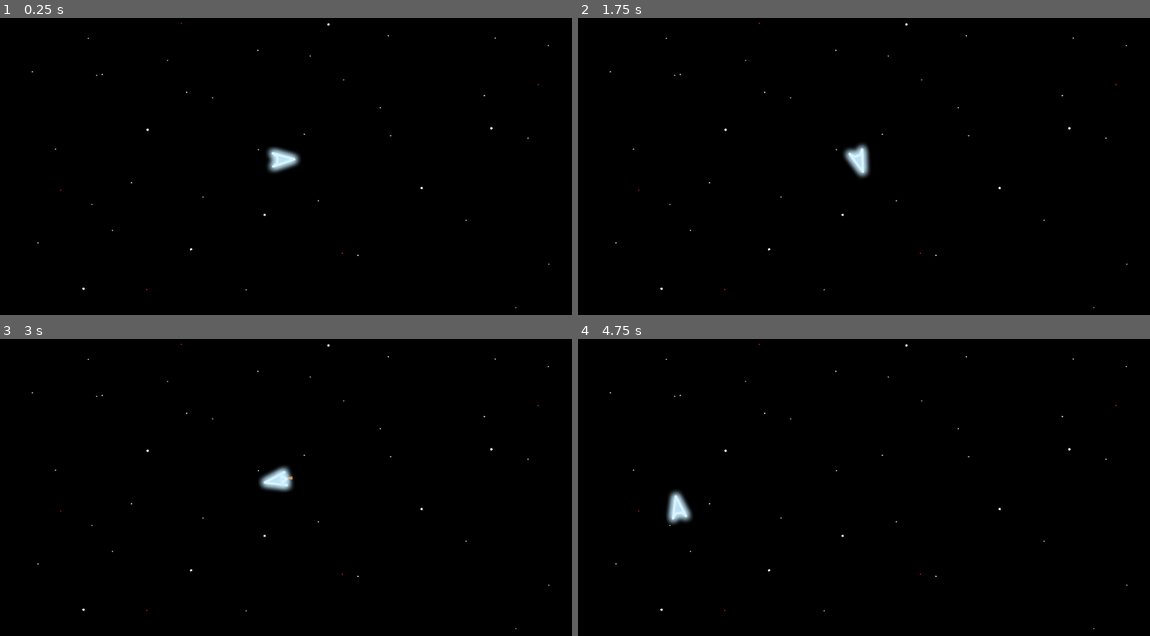
Above: before the commit, frames 1-4 (two rows, left to right).
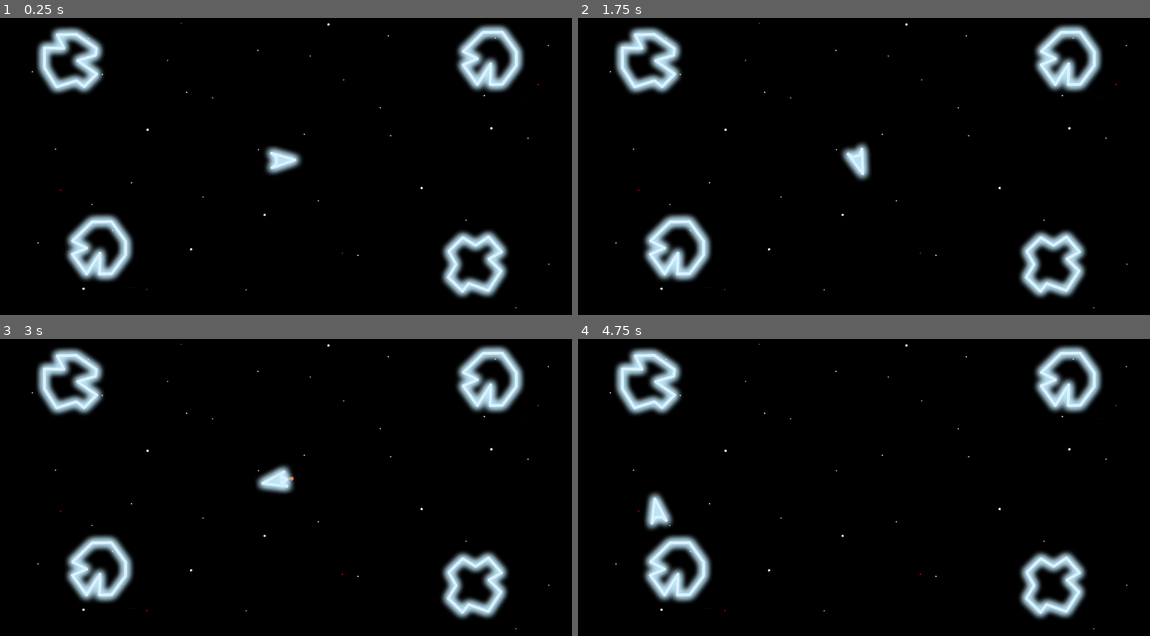
Above: after the commit, the same moments.

Repository: lucasfamelli/AsteroidsClone
Game: Godot game, scene res://scenes/space_level.tscn
The game is run twice, just before and just after one commit, with the same random seed, the same clock (stepped at 60 frames per second) and the same inputs.
Inputs:
- Up to frame 1 (0.25 s): no input
- Up to frame 2 (1.75 s): tap Enter at 0.5 s; hold D (right) 0.53-1.28 s; hold A (left) from 1.28 s (still down)
- Up to frame 3 (3 s): release A (left) at 2.03 s; hold D (right) 2.03-2.78 s; hold W (up) from 2.78 s (still down)
- Up to frame 4 (4.75 s): release W (up) at 3.53 s; hold A (left) from 3.53 s (still down)

The runs differ from the first frame. In frame 1, 7.8% of the frame differs, in the area x 6-92%, y 1-95%; in frame 2, 7.8%; in frame 3, 7.8%; in frame 4, 8.4%.

Commit message:
script unified for player and asteroid

Diff:
--- /dev/null
+++ b/globals/globals.gd
@@ -0,0 +1 @@
+extends Node
--- a/project.godot
+++ b/project.godot
@@ -14,6 +14,10 @@
 run/main_scene="res://scenes/space_level.tscn"
 config/features=PackedStringArray("4.1", "Forward Plus")
 config/icon="res://icon.svg"
+
+[autoload]
+
+Globals="*res://globals/globals.gd"
 
 [display]
 
--- /dev/null
+++ b/scenes/asteroid.tscn
@@ -0,0 +1,16 @@
+[gd_scene load_steps=3 format=3 uid="uid://cc1js6utcpg6b"]
+
+[ext_resource type="Script" path="res://scenes/object.gd" id="1_owdu6"]
+
+[sub_resource type="CircleShape2D" id="CircleShape2D_rdgs5"]
+radius = 62.0322
+
+[node name="Asteroid" type="RigidBody2D"]
+mass = 5.0
+linear_damp_mode = 1
+script = ExtResource("1_owdu6")
+
+[node name="AsteroidSprite" type="Sprite2D" parent="."]
+
+[node name="CollisionShape2D" type="CollisionShape2D" parent="."]
+shape = SubResource("CircleShape2D_rdgs5")
--- a/scenes/player.gd
+++ b/scenes/object.gd
@@ -1,8 +1,18 @@
 extends RigidBody2D
 
-@export var move_speed: int = 350
-@export var max_speed: int = 300
-@export var offset = 30
+@export var type: String
+@export var size: String = "large":
+	set(value):
+		if "large" in size:
+			offset = 60
+		if "medium" in size:
+			offset = 48
+		if "small" in size:
+			offset = 32
+
+var move_speed: int = 350
+var max_speed: int = 300
+var offset: int = 48
 
 var thrust = Vector2(move_speed,0)
 var torque = 50000 # 132 deg/s
@@ -11,6 +21,27 @@
 
 var vert: bool = false
 var hori: bool = false
+
+func load_asteroid_texture():
+	var folder = DirAccess.open("res://graphics/asteroids/")
+	var possible_textures = Array()
+	if folder:
+		folder.list_dir_begin()
+		var file_name = folder.get_next()
+		while file_name != "":
+			if size in file_name and "import" not in file_name:
+				possible_textures.append(load("res://graphics/asteroids/" + file_name))
+			file_name = folder.get_next()
+	$AsteroidSprite.texture = possible_textures.pick_random()
+
+func adjust_asteroid_collision_size():
+	if size == "medium":
+		offset = 30
+		$CollisionShape2D.scale = Vector2(0.5, 0.5)
+
+	if size == "small":
+		offset = 30
+		$CollisionShape2D.scale = Vector2(0.3, 0.3)
 
 func prepare_teleport(way):
 	if way == "v":
@@ -37,14 +68,7 @@
 
 	state.set_transform(tar)
 
-func _ready():
-	$CPUParticles2D.set_emitting(false)
-	$AnimatedSprite2D.play("idle")
-
-func _process(_delta):
-	pass
-
-func _integrate_forces(state):
+func move_player(state: PhysicsDirectBodyState2D):
 	if Input.is_action_pressed("up"):
 		state.apply_force(thrust.rotated(rotation))
 		$AnimatedSprite2D.play("moving")
@@ -67,5 +91,20 @@
 		new_speed *= max_speed
 		state.set_linear_velocity(new_speed)
 
+func _ready():
+	if type == "player":
+		$CPUParticles2D.set_emitting(false)
+		$AnimatedSprite2D.play("idle")
+	if "asteroid" in type:
+		load_asteroid_texture()
+		adjust_asteroid_collision_size()
+
+func _process(_delta):
+	pass
+
+func _integrate_forces(state):
+	if type == "player":
+		move_player(state)
+
 	if vert or hori:
 		teleport(state)
--- a/scenes/player.tscn
+++ b/scenes/player.tscn
@@ -1,7 +1,7 @@
-[gd_scene load_steps=6 format=3 uid="uid://gcna2jx5hv2e"]
+[gd_scene load_steps=6 format=3 uid="uid://c0km6u7bvtrwo"]
 
 [ext_resource type="Texture2D" uid="uid://brfv7fp2x7jm5" path="res://graphics/ships/player_ship_idle.png" id="1_2f12l"]
-[ext_resource type="Script" path="res://scenes/player.gd" id="1_nj7h2"]
+[ext_resource type="Script" path="res://scenes/object.gd" id="1_3ukd6"]
 [ext_resource type="Texture2D" uid="uid://n5h12ld5rdqu" path="res://graphics/ships/player_ship_moving.png" id="2_ao4j2"]
 
 [sub_resource type="Gradient" id="Gradient_ma1qc"]
@@ -35,7 +35,8 @@
 linear_damp_mode = 1
 angular_damp_mode = 1
 angular_damp = 100.0
-script = ExtResource("1_nj7h2")
+script = ExtResource("1_3ukd6")
+type = "player"
 
 [node name="CollisionPolygon2D" type="CollisionPolygon2D" parent="."]
 polygon = PackedVector2Array(-18, -16, 31, -1, 31, 2, -18, 19, -18, 14, -11, 9, -11, -5, -18, -10)
--- a/scenes/space_level.gd
+++ b/scenes/space_level.gd
@@ -1,21 +1,21 @@
 extends Node2D
 
 func _on_up_limit_body_entered(body):
-	print("up limit entered")
+	print("up limit entered by ", body)
 	if "prepare_teleport" in body:
 		body.prepare_teleport("v")
 
 func _on_down_limit_body_entered(body):
-	print("down limit entered")
+	print("down limit entered", body)
 	if "prepare_teleport" in body:
 		body.prepare_teleport("v")
 
 func _on_left_limit_body_entered(body):
-	print("left limit entered")
+	print("left limit entered", body)
 	if "prepare_teleport" in body:
 		body.prepare_teleport("h")
 
 func _on_right_limit_body_entered(body):
-	print("right limit entered")
+	print("right limit entered", body)
 	if "prepare_teleport" in body:
 		body.prepare_teleport("h")
--- a/scenes/space_level.tscn
+++ b/scenes/space_level.tscn
@@ -1,27 +1,33 @@
-[gd_scene load_steps=6 format=3 uid="uid://c6gwkrpkb1dp"]
+[gd_scene load_steps=7 format=3 uid="uid://c6gwkrpkb1dp"]
 
 [ext_resource type="Texture2D" uid="uid://ng3e5m2rn6st" path="res://graphics/background/space_background.png" id="1_4tvaj"]
 [ext_resource type="Script" path="res://scenes/space_level.gd" id="1_rm01e"]
-[ext_resource type="PackedScene" uid="uid://gcna2jx5hv2e" path="res://scenes/player.tscn" id="2_dnwj6"]
+[ext_resource type="PackedScene" uid="uid://c0km6u7bvtrwo" path="res://scenes/player.tscn" id="2_dnwj6"]
+[ext_resource type="PackedScene" uid="uid://cc1js6utcpg6b" path="res://scenes/asteroid.tscn" id="3_k6hw6"]
 
 [sub_resource type="RectangleShape2D" id="RectangleShape2D_us5mv"]
 size = Vector2(1440, 40)
 
 [sub_resource type="RectangleShape2D" id="RectangleShape2D_sjkh4"]
-size = Vector2(40, 860)
+size = Vector2(40, 940)
 
 [node name="SpaceLevel" type="Node2D"]
 position = Vector2(-640, -360)
 script = ExtResource("1_rm01e")
 
+[node name="BackgroundSprite2D" type="Sprite2D" parent="."]
+position = Vector2(640, 360)
+scale = Vector2(0.6, 0.6)
+texture = ExtResource("1_4tvaj")
+metadata/_edit_lock_ = true
+
 [node name="Camera2D" type="Camera2D" parent="."]
 offset = Vector2(640, 360)
-zoom = Vector2(0.9, 0.9)
 
 [node name="Boundaries" type="Node2D" parent="."]
 
 [node name="UpLimit" type="Area2D" parent="Boundaries"]
-position = Vector2(0, -80)
+position = Vector2(0, -120)
 collision_layer = 8
 collision_mask = 15
 
@@ -30,7 +36,7 @@
 shape = SubResource("RectangleShape2D_us5mv")
 
 [node name="DownLimit" type="Area2D" parent="Boundaries"]
-position = Vector2(0, 810)
+position = Vector2(0, 850)
 collision_layer = 8
 collision_mask = 15
 
@@ -54,11 +60,23 @@
 [node name="CollisionShape2D" type="CollisionShape2D" parent="Boundaries/LeftLimit"]
 shape = SubResource("RectangleShape2D_sjkh4")
 
-[node name="BackgroundSprite2D" type="Sprite2D" parent="."]
-position = Vector2(640, 360)
-scale = Vector2(0.666667, 0.666667)
-texture = ExtResource("1_4tvaj")
-metadata/_edit_lock_ = true
+[node name="Asteroids" type="Node2D" parent="."]
+
+[node name="Asteroid" parent="Asteroids" instance=ExtResource("3_k6hw6")]
+position = Vector2(206.023, 171.952)
+type = "asteroid"
+
+[node name="Asteroid2" parent="Asteroids" instance=ExtResource("3_k6hw6")]
+position = Vector2(1049, 167)
+type = "asteroid"
+
+[node name="Asteroid3" parent="Asteroids" instance=ExtResource("3_k6hw6")]
+position = Vector2(1019, 583)
+type = "asteroid"
+
+[node name="Asteroid4" parent="Asteroids" instance=ExtResource("3_k6hw6")]
+position = Vector2(262, 549)
+type = "asteroid"
 
 [node name="Player" parent="." instance=ExtResource("2_dnwj6")]
 position = Vector2(628.825, 370.795)
Binary file removed: graphics/asteroids/asteroid1.png
Binary file added: graphics/asteroids/large_asteroid1.png
Not shown, changed: graphics/asteroids/large_asteroid1.png.import
Renamed: graphics/asteroids/asteroid2.png -> graphics/asteroids/large_asteroid2.png
Not shown, changed: graphics/asteroids/large_asteroid2.png.import
Renamed: graphics/asteroids/asteroid3.png -> graphics/asteroids/large_asteroid3.png
Not shown, changed: graphics/asteroids/large_asteroid3.png.import
Binary file added: graphics/asteroids/medium_asteroid1.png
Not shown, changed: graphics/asteroids/medium_asteroid1.png.import
Binary file added: graphics/asteroids/medium_asteroid2.png
Not shown, changed: graphics/asteroids/medium_asteroid2.png.import
Binary file added: graphics/asteroids/medium_asteroid3.png
(and 13 more such lines)
